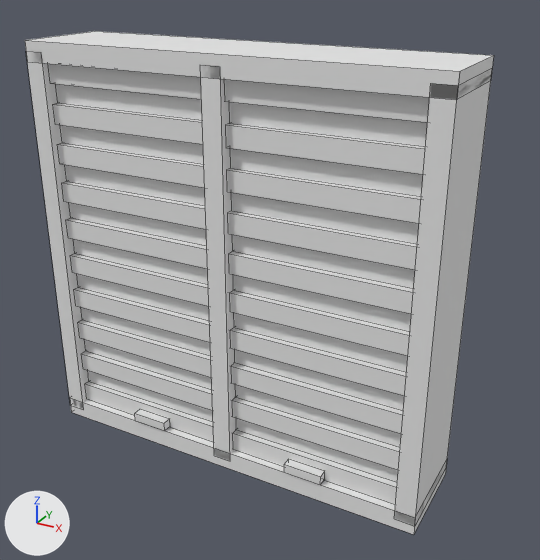
The FBX model Unity_Projects/BasisLevelBeta/Assets/Blender_Models/Office_Models/Kast_Met_Rolluik.fbx: old version first, new version second.
Camera for both pictures: a 50 mm camera at (3.55, -6.32, 2.87) aimed at (0.11, -0.06, -0.25). Every picture has the same lights, and +X, +Y and +Z are marked at lower left. Mesh edges are drawn as thin lines.
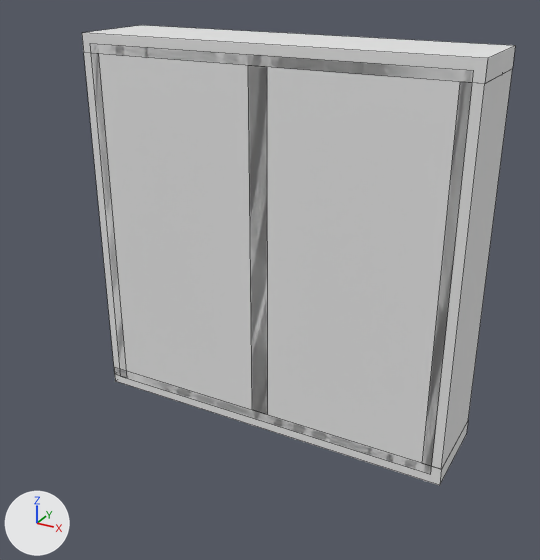
Changed parts and their boxes (x1, y1, x2, y2) in the pictures (540 x 560 px):
'Cube.001', reshaped, moved, turned: before (25, 31, 494, 534); after (82, 25, 515, 485)
'Cube.008', moved, turned (not visible afterwards): before (226, 79, 430, 504)
'Cube.000', moved, turned (not visible afterwards): before (49, 64, 214, 442)
part 1 of me_cube_003, cut back: before (25, 40, 494, 526); after (82, 33, 512, 469)

What changed in the scene script:
```text
Change me_cube_003:
    used by ob_cube_001; location = (0.0, -0.4, -2.0); rotation_euler = (0.0, 1.571, 0.0), in degrees (0, 90, 0); scale = (0.1, 0.5, 2.1)
    remove me_cube_003.from_pydata(...)  # 48 vertices, 36 faces; spans x -41.0..1.0, y -1.0..1.0, z -1.0..1.0
    add me_cube_003.from_pydata(...)  # 48 vertices, 30 faces; spans x -41.0..1.0, y -1.0..1.0, z -1.0..1.0
    me_cube_003 part 1
    2 vertices are removed from x -40.0, y -1.0..1.0, z 1.0
    13 faces are deleted
    9 vertices in x -40.0, y -1.0..1.0, z -1.0..0.9 move by (1.0, 0.0, 0.0)
    6 vertices in x 0.0, y -1.0..1.0, z -1.0..0.0 move by (-1.0, 0.0, 0.0)
    4 vertices in x 0.0, y -1.0..1.0, z 0.0..1.0 move by (-1.1, 0.0, 0.0)
    1 vertex moves from x -40.0, y -1.0, z 0.0 to x -39.0, y -1.0, z -0.1
    2 vertices are added at (-39.0, 1.0, 1.0), (-39.0, -1.0, 1.0)
    7 new faces join them
Change ob_cube_008:
    ob_cube_008.location: (0.95, -0.72, -1.8) -> (1.03, 0.72, -1.8)
    ob_cube_008.rotation_euler: (0.0, 0.0, 0.0) -> (0.0, 0.0, -3.142)  # degrees (0, 0, 0) -> degrees (0, 0, -180)
Change ob_cube_001:
    ob_cube_001.location: (0.0, -0.4, -2.0) -> (0.0, 0.4, -2.0)
    ob_cube_001.rotation_euler: (0.0, 1.571, 0.0) -> (3.142, 1.571, 0.0)  # degrees (0, 90, 0) -> degrees (180, 90, 0)
Change ob_cube_000:
    ob_cube_000.location: (-0.91, -0.72, -1.8) -> (-0.98, 0.72, -1.8)
    ob_cube_000.rotation_euler: (0.0, 0.0, 0.0) -> (0.0, 0.0, -3.142)  # degrees (0, 0, 0) -> degrees (0, 0, -180)
```
